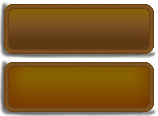
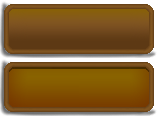
Revision of a layered (158, 116) image; what changed, layer by layer:
added layer "SH Pressed" in group "Button pressed" over [9, 67, 149, 72]
